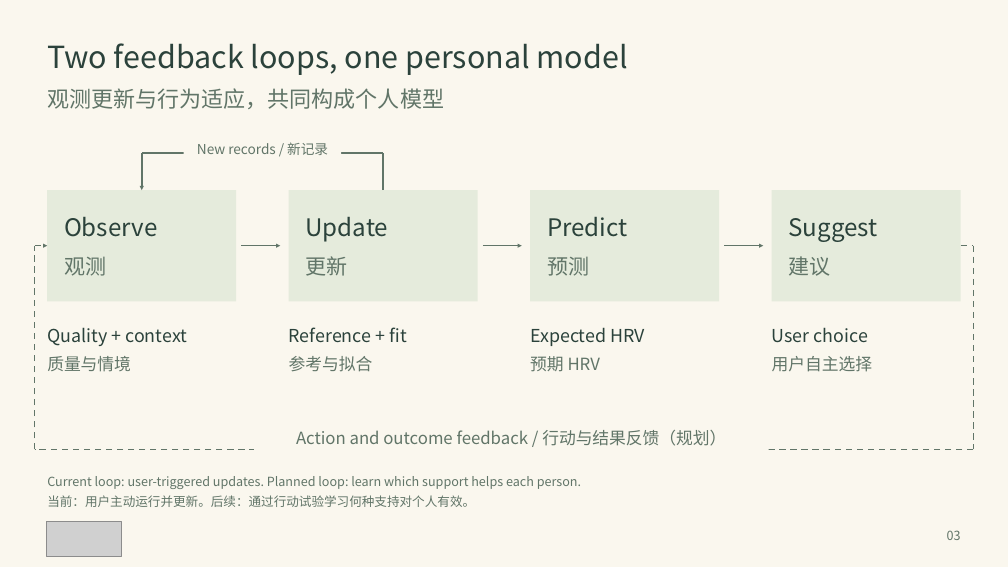
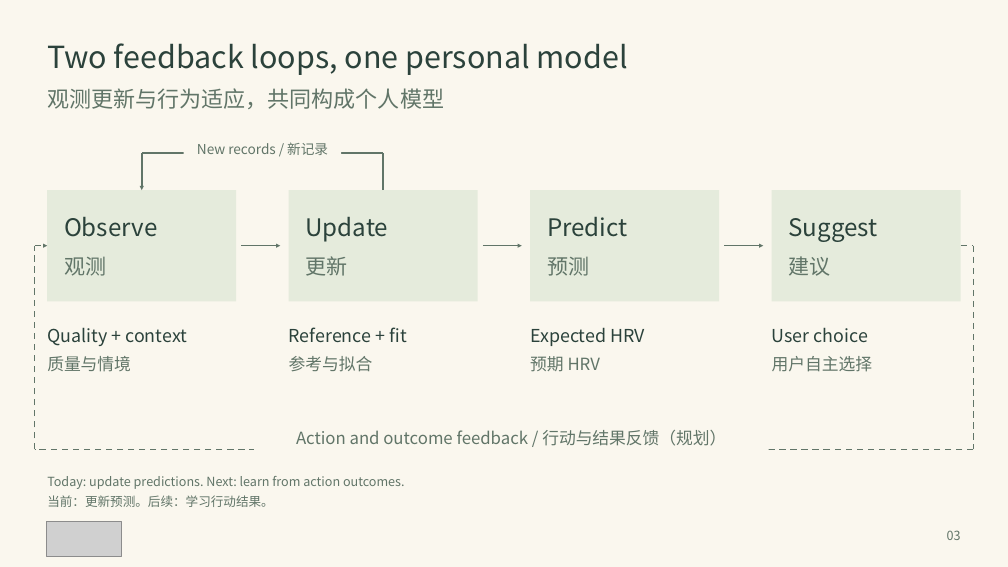
Before and after one commit to DiamondCao1996/mond-phone-preview, a slide deck: slide 3 of docs/demo/MOND_Adaptive_System_EN_ZH.pptx. Drawn at 1008x567 pixels with LibreOffice and Linux fonts; fonts in the diff are those of the drawing; grey boxes stand for pictures. Boxes give left, top, right and bottom in pixels: in the first picture for what was removed or moved away, otherwise in the second. Text is boxed around its words. In the diff, an @@ line names an element or a change of style, - is before the commit and + after.

```diff
--- a/docs/demo/MOND_Adaptive_System_EN_ZH.pptx
+++ b/docs/demo/MOND_Adaptive_System_EN_ZH.pptx
@@ text at (47,476,405,489): text changed @@
-Current loop: user-triggered updates. Planned loop: learn which support helps each person.
+Today: update predictions. Next: learn from action outcomes.
@@ text at (47,495,274,507): text changed @@
-当前：用户主动运行并更新。后续：通过行动试验学习何种支持对个人有效。
+当前：更新预测。后续：学习行动结果。
```
Also in this commit, not shown: 5 other slides changed, 1 slide added, 5 slides removed, 2 other files.
